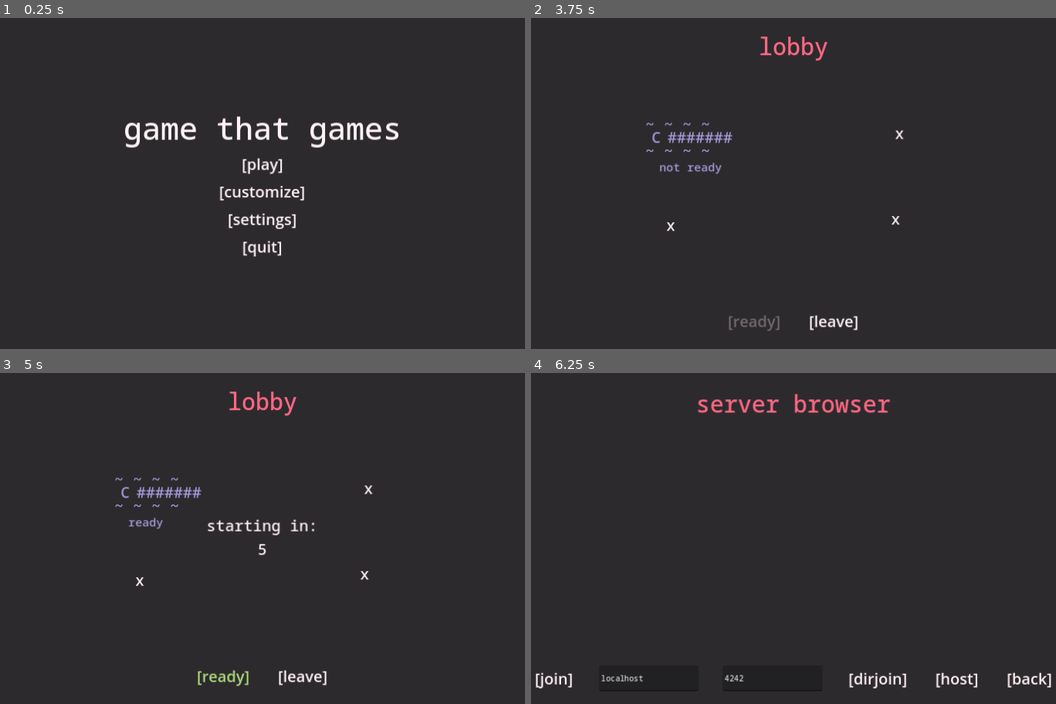
Above: before the commit, frames 1-4 (two rows, left to right).
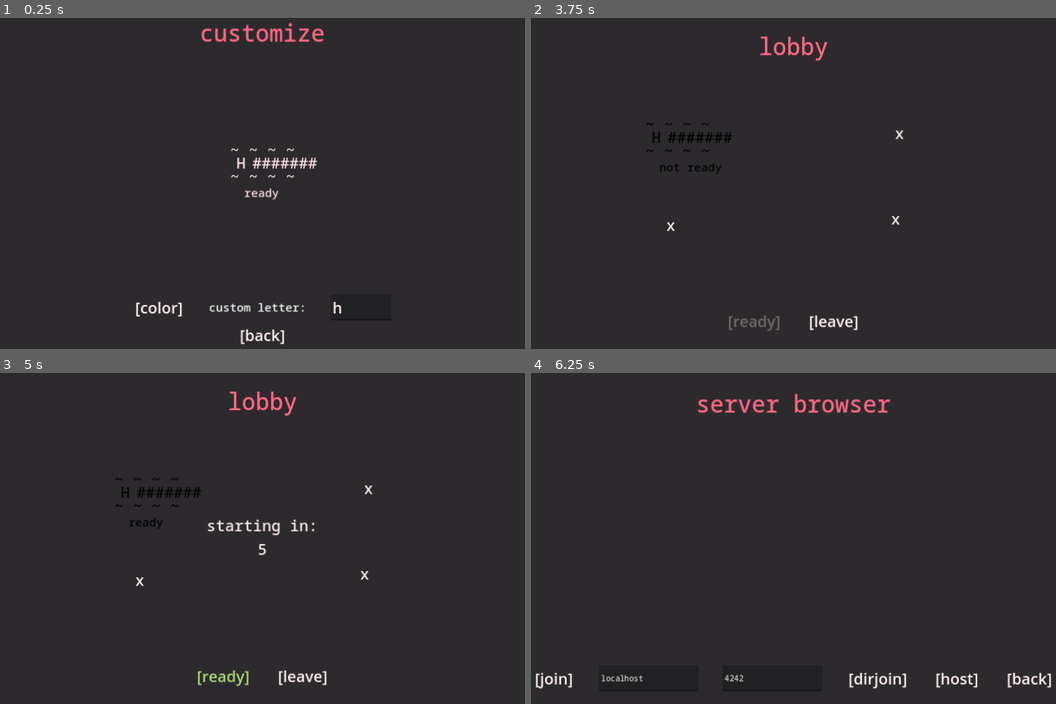
Above: after the commit, the same moments.

Repository: 4efk/new-mp-game
Game: Godot game, scene res://Menu/main_menu.tscn
Same seed, same stepped clock (60 frames per second), same inputs: the game is played once before the commit and once after it.
Inputs (mouse positions are in pixels of both pictures, inside the frame that each line leads up to):
- Up to frame 1 (0.25 s): no input
- Up to frame 2 (3.75 s): click (688, 305) at 0.5 s, where only the run after the commit has a clickable "[color]"; click (793, 190) at 1.25 s, where only the run before the commit has a clickable "[customize]"; click (793, 335) at 2 s, where only the run after the commit has a clickable "[back]"; click "[play]" at 2.75 s; click "[host]" at 3.5 s
- Up to frame 3 (5 s): click "[ready]" at 4.25 s
- Up to frame 4 (6.25 s): click "[ready]" at 5 s; click "[leave]" at 5.75 s

The runs differ from the first frame. In frame 1, 3.8% of the frame differs, in the area x 23-76%, y 1-99%; in frame 2, 0.5%; in frame 3, 0.5%; in frame 4, nothing differs.

Commit message:
spawning tweaks; customization

Diff:
--- a/src/Menu/main_menu.gd
+++ b/src/Menu/main_menu.gd
@@ -14,6 +14,10 @@
 @onready var start_countdown_timer: Timer = $Lobby/StartCountdownTimer
 @onready var start_countdown: Label = $Lobby/StartCountdownContainer/StartCountdown
 
+@onready var customize_ui: Control = $Customize
+@onready var customize_ui_player: CharacterBody2D = $Customize/VBoxContainer/Player
+@onready var customize_ui_custom_letter_lineedit: LineEdit = $Customize/VBoxContainer/HBoxContainer/CustomLetter
+
 var can_change_ready = true
 var start_timer = 5
 
@@ -22,6 +26,10 @@
 		main_menu.hide()
 		lobby.show()
 	Networking.in_game = false
+
+	# customization ui stuff
+	customize_ui_player.modulate = GlobalScript.PLAYER_COLORS[GlobalScript.settings['player_color']]
+	customize_ui_player.get_node('CustomLetter').text = GlobalScript.settings['player_custom_letter']
 
 func _process(delta: float) -> void:
 	for node in players_grid.get_children():
@@ -61,7 +69,8 @@
 	main_menu.hide()
 	host_join_browser.show()
 func _on_customize_button_pressed() -> void:
-	pass # Replace with function body.
+	main_menu.hide()
+	customize_ui.show()
 func _on_settings_button_pressed() -> void:
 	pass # Replace with function body.
 func _on_quit_button_pressed() -> void:
@@ -72,10 +81,8 @@
 	Networking.create_server(Networking.DEFAULT_GAME_PORT)
 	host_join_browser.hide()
 	lobby.show()
-
 func _on_direct_join_button_pressed() -> void:
 	Networking.create_client(ip_address_lineedit.text, int(port_lineedit.text))# Networking.DEFAULT_GAME_PORT)
-
 func _on_back_button_pressed() -> void:
 	main_menu.show()
 	host_join_browser.hide()
@@ -105,3 +112,23 @@
 			Networking.start_clients_game()
 			get_tree().change_scene_to_file("res://World/game.tscn")
 		start_countdown_timer.stop()
+
+# customize stuff
+func _on_choose_color_button_pressed() -> void:
+	if GlobalScript.settings['player_color'] + 1 >= len(GlobalScript.PLAYER_COLORS):
+		GlobalScript.settings['player_color'] = 0
+	else:
+		GlobalScript.settings['player_color'] += 1
+	GlobalScript.apply_settings()
+	GlobalScript.save_settings()
+
+	customize_ui_player.modulate = GlobalScript.PLAYER_COLORS[GlobalScript.settings['player_color']]
+func _on_custom_letter_text_changed(new_text: String) -> void:
+	GlobalScript.settings['player_custom_letter'] = customize_ui_custom_letter_lineedit.text
+	GlobalScript.apply_settings()
+	GlobalScript.save_settings()
+
+	customize_ui_player.get_node('CustomLetter').text = GlobalScript.settings['player_custom_letter']
+func _on_c_back_button_pressed() -> void:
+	customize_ui.hide()
+	main_menu.show()
--- a/src/Menu/main_menu.tscn
+++ b/src/Menu/main_menu.tscn
@@ -16,6 +16,7 @@
 script = ExtResource("1_nmt8t")
 
 [node name="MainMenu" type="Control" parent="."]
+visible = false
 layout_mode = 1
 anchors_preset = 15
 anchor_right = 1.0
@@ -600,6 +601,144 @@
 one_shot = true
 
 [node name="StartCountdownTimer" type="Timer" parent="Lobby"]
+
+[node name="Customize" type="Control" parent="."]
+layout_mode = 1
+anchors_preset = 15
+anchor_right = 1.0
+anchor_bottom = 1.0
+grow_horizontal = 2
+grow_vertical = 2
+
+[node name="VBoxContainer" type="VBoxContainer" parent="Customize"]
+layout_mode = 1
+anchors_preset = 15
+anchor_right = 1.0
+anchor_bottom = 1.0
+offset_left = 100.0
+offset_right = -100.0
+grow_horizontal = 2
+grow_vertical = 2
+mouse_filter = 2
+alignment = 1
+
+[node name="Title" type="Label" parent="Customize/VBoxContainer"]
+layout_mode = 2
+theme_override_colors/font_color = Color(0.992157, 0.407843, 0.513726, 1)
+theme_override_fonts/font = ExtResource("1_16r03")
+theme_override_font_sizes/font_size = 48
+text = "customize"
+horizontal_alignment = 1
+
+[node name="Player" type="CharacterBody2D" parent="Customize/VBoxContainer"]
+position = Vector2(540, 320)
+motion_mode = 1
+
+[node name="MoveTimer" type="Timer" parent="Customize/VBoxContainer/Player"]
+one_shot = true
+
+[node name="CollisionShape2D" type="CollisionShape2D" parent="Customize/VBoxContainer/Player"]
+shape = SubResource("RectangleShape2D_dvtrj")
+
+[node name="Label" type="Label" parent="Customize/VBoxContainer/Player"]
+offset_left = -67.0
+offset_top = -50.0
+offset_right = 67.0
+offset_bottom = -5.0
+theme_override_colors/font_color = Color(1, 0.945098, 0.952941, 1)
+theme_override_fonts/font = ExtResource("1_16r03")
+theme_override_font_sizes/font_size = 32
+text = "~ ~ ~ ~"
+
+[node name="Label2" type="Label" parent="Customize/VBoxContainer/Player"]
+offset_left = -67.0
+offset_top = 5.0
+offset_right = 67.0
+offset_bottom = 50.0
+theme_override_colors/font_color = Color(1, 0.945098, 0.952941, 1)
+theme_override_fonts/font = ExtResource("1_16r03")
+theme_override_font_sizes/font_size = 32
+text = "~ ~ ~ ~"
+
+[node name="Label3" type="Label" parent="Customize/VBoxContainer/Player"]
+offset_left = -21.0
+offset_top = -23.0
+offset_right = 113.0
+offset_bottom = 22.0
+theme_override_colors/font_color = Color(1, 0.945098, 0.952941, 1)
+theme_override_fonts/font = ExtResource("1_16r03")
+theme_override_font_sizes/font_size = 32
+text = "#######"
+
+[node name="CustomLetter" type="Label" parent="Customize/VBoxContainer/Player"]
+offset_left = -54.0
+offset_top = -23.0
+offset_right = 80.0
+offset_bottom = 22.0
+theme_override_colors/font_color = Color(1, 0.945098, 0.952941, 1)
+theme_override_fonts/font = ExtResource("1_16r03")
+theme_override_font_sizes/font_size = 32
+text = "H"
+
+[node name="IsReady" type="Label" parent="Customize/VBoxContainer/Player"]
+offset_left = -38.0
+offset_top = 44.0
+offset_right = 34.0
+offset_bottom = 78.0
+theme_override_colors/font_color = Color(1, 0.945098, 0.952941, 1)
+theme_override_fonts/font = ExtResource("1_16r03")
+theme_override_font_sizes/font_size = 24
+text = "ready"
+
+[node name="PlayersGrid" type="GridContainer" parent="Customize/VBoxContainer"]
+custom_minimum_size = Vector2(0, 500)
+layout_mode = 2
+mouse_filter = 2
+
+[node name="HBoxContainer" type="HBoxContainer" parent="Customize/VBoxContainer"]
+layout_mode = 2
+mouse_filter = 2
+theme_override_constants/separation = 50
+alignment = 1
+
+[node name="ChooseColorButton" type="Button" parent="Customize/VBoxContainer/HBoxContainer"]
+layout_mode = 2
+focus_mode = 0
+theme_override_colors/font_hover_color = Color(0.521569, 0.854902, 0.8, 1)
+theme_override_colors/font_color = Color(1, 0.945098, 0.952941, 1)
+theme_override_font_sizes/font_size = 32
+text = "[color]
+"
+flat = true
+
+[node name="Label" type="Label" parent="Customize/VBoxContainer/HBoxContainer"]
+layout_mode = 2
+theme_override_fonts/font = ExtResource("1_16r03")
+theme_override_font_sizes/font_size = 24
+text = "custom letter:"
+
+[node name="CustomLetter" type="LineEdit" parent="Customize/VBoxContainer/HBoxContainer"]
+layout_mode = 2
+theme_override_colors/font_color = Color(1, 0.945098, 0.952941, 1)
+theme_override_font_sizes/font_size = 32
+text = "h"
+max_length = 1
+
+[node name="HBoxContainer2" type="HBoxContainer" parent="Customize/VBoxContainer"]
+layout_mode = 2
+mouse_filter = 2
+theme_override_constants/separation = 50
+alignment = 1
+
+[node name="CBackButton" type="Button" parent="Customize/VBoxContainer/HBoxContainer2"]
+layout_mode = 2
+focus_mode = 0
+theme_override_colors/font_hover_color = Color(0.521569, 0.854902, 0.8, 1)
+theme_override_colors/font_color = Color(1, 0.945098, 0.952941, 1)
+theme_override_font_sizes/font_size = 32
+text = "[back]
+"
+flat = true
 
 [connection signal="pressed" from="MainMenu/VBoxContainer/PlayButton" to="." method="_on_play_button_pressed"]
 [connection signal="pressed" from="MainMenu/VBoxContainer/CustomizeButton" to="." method="_on_customize_button_pressed"]
@@ -616,3 +755,7 @@
 [connection signal="pressed" from="Lobby/VBoxContainer/HBoxContainer/LeaveButton" to="." method="_on_leave_button_pressed"]
 [connection signal="timeout" from="Lobby/ReadyCooldownTimer" to="." method="_on_ready_cooldown_timer_timeout"]
 [connection signal="timeout" from="Lobby/StartCountdownTimer" to="." method="_on_start_countdown_timer_timeout"]
+[connection signal="timeout" from="Customize/VBoxContainer/Player/MoveTimer" to="Customize/VBoxContainer/Player" method="_on_move_timer_timeout"]
+[connection signal="pressed" from="Customize/VBoxContainer/HBoxContainer/ChooseColorButton" to="." method="_on_choose_color_button_pressed"]
+[connection signal="text_changed" from="Customize/VBoxContainer/HBoxContainer/CustomLetter" to="." method="_on_custom_letter_text_changed"]
+[connection signal="pressed" from="Customize/VBoxContainer/HBoxContainer2/CBackButton" to="." method="_on_c_back_button_pressed"]
--- a/src/Other/global_script.gd
+++ b/src/Other/global_script.gd
@@ -1,11 +1,34 @@
 extends Node
+
+const SETTINGS_FILEPATH = 'user://settings.dat'
 
 # white, black, red, green, yellow, orange, violet, cyan
 const PLAYER_COLORS = ['#fff1f3', '#000000', '#fd6883', '#adda78', '#f9cc6c', '#f38d70', '#a8a9eb', '#85dacc']
 const DEFAULT_SETTINGS = {
 	'fullscreen': true,
+	'player_color': 0,
+	'player_custom_letter': "H",
 }
 const DEFAULT_PLAYER_INFO = {'color': 6, 'custom_letter': "C", 'ready': false, 'alive':false, 'move':null, 'transforms': [Vector2(), PI/2]}
 
 var settings = DEFAULT_SETTINGS.duplicate()
 var self_player_info = DEFAULT_PLAYER_INFO.duplicate()
+
+func _ready() -> void:
+	load_settings()
+	apply_settings()
+
+func apply_settings():
+	self_player_info['color'] = settings['player_color']
+	self_player_info['custom_letter'] = settings['player_custom_letter']
+
+func save_settings():
+	var error = FileAccess.open(SETTINGS_FILEPATH, FileAccess.WRITE)
+	error.store_var(settings)
+	error.close()
+func load_settings():
+	if FileAccess.file_exists(SETTINGS_FILEPATH):
+		var error = FileAccess.open(SETTINGS_FILEPATH, FileAccess.READ)
+		if error:
+			settings = error.get_var()
+			error.close()
--- a/src/Player/base_player.gd
+++ b/src/Player/base_player.gd
@@ -28,6 +28,8 @@
 	var bullet_instance = bullet_scene.instantiate()
 	bullet_instance.direction = Vector2(1, 0).rotated(rotation)
 	bullet_instance.global_position = barrel_end.global_position
+	bullet_instance.get_node('Letter').text = get_node("CustomLetter").text
+	bullet_instance.modulate = modulate
 	get_parent().get_parent().get_node('Bullets').add_child(bullet_instance)
 
 func hit():
--- a/src/World/game.gd
+++ b/src/World/game.gd
@@ -31,7 +31,7 @@
 		player_instance.get_node('CustomLetter').text = Networking.connected_players[player]['custom_letter']
 		player_instance.modulate = GlobalScript.PLAYER_COLORS[Networking.connected_players[player]['color']]
 		player_instance.global_position = spawnpoints.get_child(i).global_position
-		player_instance.global_rotation = [PI/4, 3*PI/4, 7*PI/8, 5*PI/8][i]
+		player_instance.global_rotation = [PI/4, 5*PI/4, 3*PI/4, 7*PI/4][i]
 		players.add_child(player_instance)
 		Networking.connected_players[player]['alive'] = true
 
@@ -103,6 +103,7 @@
 	spectating_info_ui.hide()
 	selected_move_label.get_parent().hide()
 	game_over_ui.show()
+	$Borders.hide()
 	go_round_count.text = 'turns: ' + str(current_round)
 	var winner
 	for player in Networking.connected_players:
--- a/src/World/game.tscn
+++ b/src/World/game.tscn
@@ -267,7 +267,7 @@
 horizontal_alignment = 1
 vertical_alignment = 1
 
-[node name="Borders" type="Node" parent="."]
+[node name="Borders" type="Node2D" parent="."]
 
 [node name="StaticBody2D" type="StaticBody2D" parent="Borders"]
 
@@ -381,14 +381,14 @@
 [node name="Spawnpoint1" type="Marker2D" parent="Spawnpoints"]
 position = Vector2(200, 200)
 
+[node name="Spawnpoint4" type="Marker2D" parent="Spawnpoints"]
+position = Vector2(1719, 879)
+
 [node name="Spawnpoint2" type="Marker2D" parent="Spawnpoints"]
 position = Vector2(1719, 200)
 
 [node name="Spawnpoint3" type="Marker2D" parent="Spawnpoints"]
 position = Vector2(200, 879)
-
-[node name="Spawnpoint4" type="Marker2D" parent="Spawnpoints"]
-position = Vector2(1719, 879)
 
 [node name="Players" type="Node" parent="."]
 
